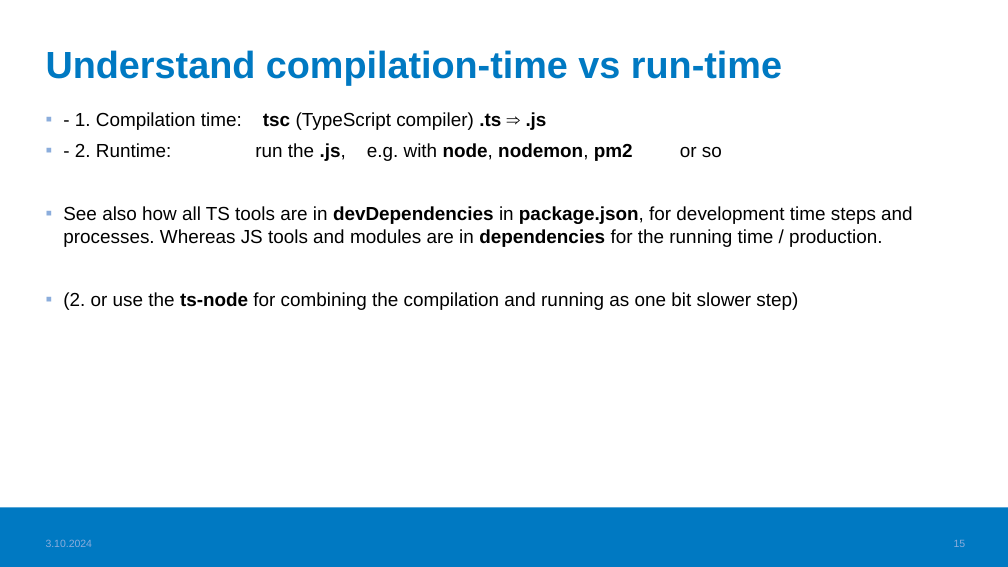
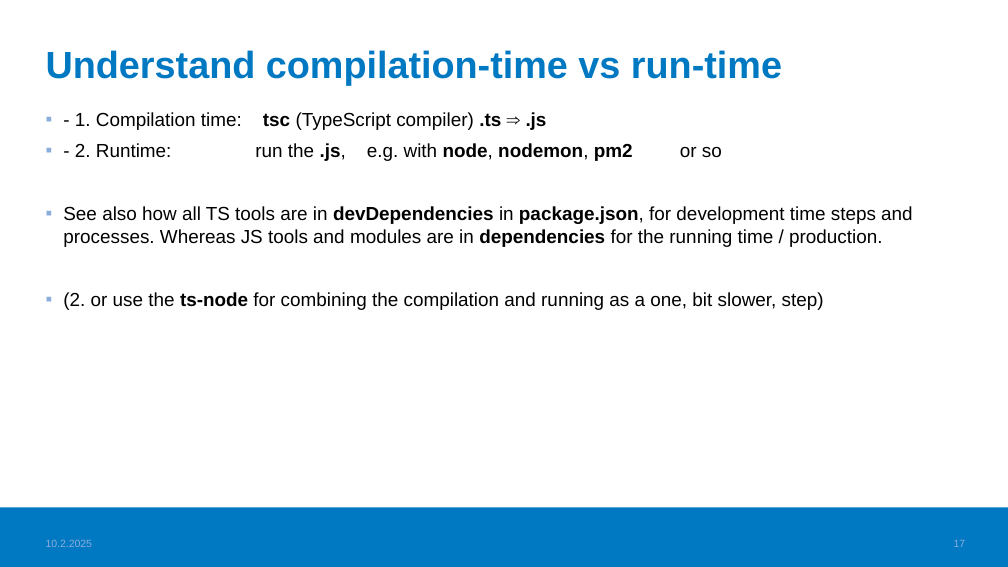
Before and after one commit to valju/JS_ES_Features, a slide deck: slide 17 of TS_basics/TypeScript_usage_understood.pptx (slide 15 before the commit). Drawn at 1008x567 pixels with LibreOffice and Linux fonts; fonts in the diff are those of the drawing; background and template pictures are left out. Boxes give left, top, right and bottom in pixels: in the first picture for what was removed or moved away, otherwise in the second. Text is boxed around its words. In the diff, an @@ line names an element or a change of style, - is before the commit and + after.

```diff
--- a/TS_basics/TypeScript_usage_understood.pptx
+++ b/TS_basics/TypeScript_usage_understood.pptx
@@ text at box(63, 292, 824, 310): text changed @@
-▪ (2. or use the ts-node for combining the compilation and running as one bit slower step)
+▪ (2. or use the ts-node for combining the compilation and running as a one, bit slower, step)
@@ text at box(46, 539, 93, 547): text changed @@
-3.10.2024
+10.2.2025
@@ page number at box(954, 540, 966, 547): text changed @@
-15
+17
```
Also in this commit, not shown: 14 other slides changed, 2 slides added, 1 other file.
